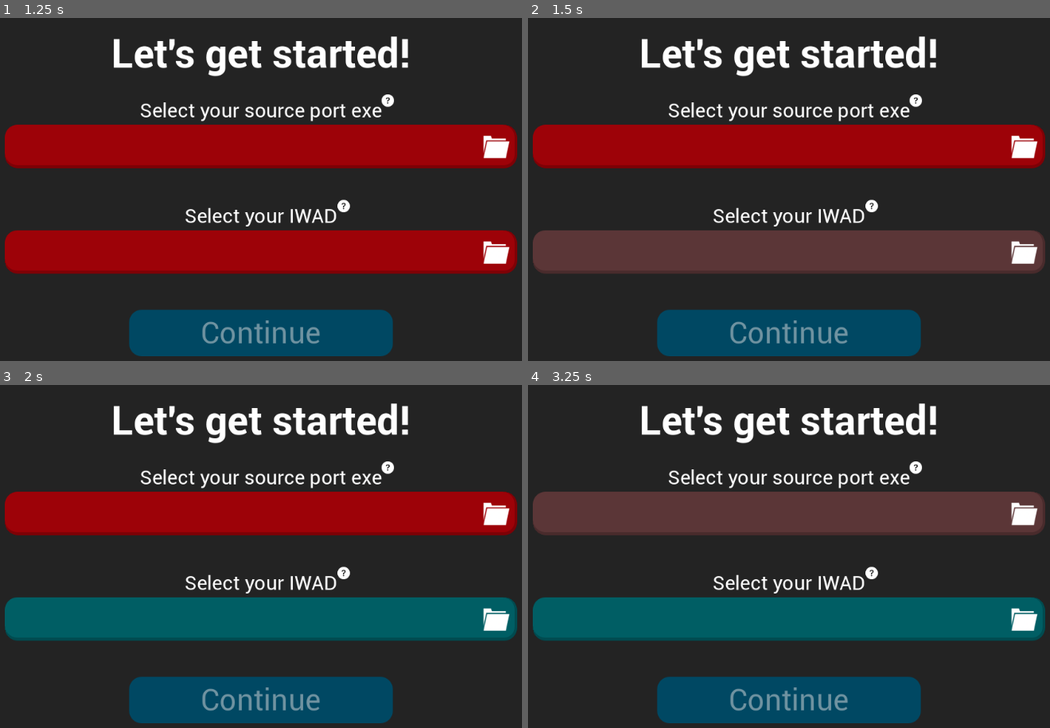
Above: before the commit, frames 1-4 (two rows, left to right).
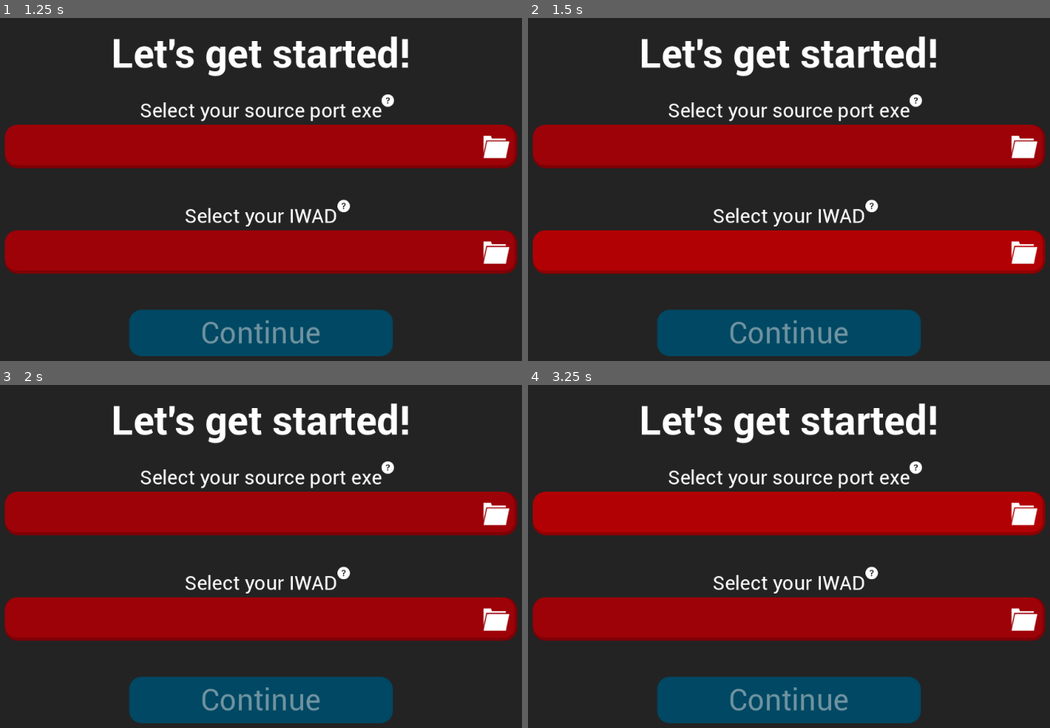
Above: after the commit, the same moments.

Repository: popcar2/CleanDoom
Game: Godot game, scene res://Scenes/MainScene/main_scene.tscn
Two runs of this game, one before a commit and one after it. Both use one fixed random seed, a clock stepped at 60 frames per second and the inputs below.
Inputs (mouse positions are in pixels of both pictures, inside the frame that each line leads up to):
- Up to frame 1 (1.25 s): move the mouse to (401, 186) at 0.52 s; tap Delete (delete) at 0.6 s; click (401, 186) at 0.67 s
- Up to frame 2 (1.5 s): tap Enter at 1.25 s; drag from (663, 223) to (757, 278) at 1.27 s
- Up to frame 3 (2 s): no input
- Up to frame 4 (3.25 s): move the mouse to (851, 487) at 2.02 s; tap Delete (delete) at 2.1 s; click (851, 487) at 2.17 s; tap Space at 2.75 s; drag from (757, 645) to (595, 515) at 2.77 s

Frame 1 is identical in both runs. In frame 2, 12% of the frame differs, in the area x 0-100%, y 61-75%; in frame 3, 12%; in frame 4, 25%, in the area x 0-100%, y 31-75%.

Commit message:
Implement theme selection, doom & cyan themes

Diff:
--- a/Scenes/Autoloads/ThemeManager/theme_manager.gd
+++ b/Scenes/Autoloads/ThemeManager/theme_manager.gd
@@ -5,56 +5,123 @@
 ## self_modulate everything in specific groups so I can quickly change
 ## color palettes. WHAT COULD GO WRONG!?!??!!
 
+## Forces the game to use these colors in the inspector rather than read the save file
+@export var force_these_colors: bool
+
 @export var background_color: Color = Color("232323"):
 	set(val):
 		background_color = val
-		if !is_inside_tree(): return
+		#if !is_inside_tree(): return
 		RenderingServer.set_default_clear_color(background_color)
 
 @export var panel_light: Color = Color("ab020a"):
 	set(val):
 		panel_light = val
 		if !is_inside_tree(): return
-		for control: Control in get_tree().get_nodes_in_group("color_panel_light"):
-			control.self_modulate = panel_light
+		set_group_color("color_panel_light", panel_light)
 		update_all_button_colors()
 
 @export var panel_default: Color = Color("9d0208"):
 	set(val):
 		panel_default = val
 		if !is_inside_tree(): return
-		for control: Control in get_tree().get_nodes_in_group("color_panel_default"):
-			control.self_modulate = panel_default
+		set_group_color("color_panel_default", panel_default)
 		update_all_button_colors()
 
 @export var panel_dark: Color = Color("370600"):
 	set(val):
 		panel_dark = val
 		if !is_inside_tree(): return
-		for control: Control in get_tree().get_nodes_in_group("color_panel_dark"):
-			control.self_modulate = panel_dark
+		set_group_color("color_panel_dark", panel_dark)
 		update_all_button_colors()
 
 @export var panel_highlight: Color = Color("d00000"):
 	set(val):
 		panel_highlight = val
 		if !is_inside_tree(): return
-		for control: Control in get_tree().get_nodes_in_group("color_panel_highlight"):
-			control.self_modulate = panel_highlight
+		set_group_color("color_panel_highlight", panel_highlight)
 		update_all_button_colors()
 
 @export var panel_selected: Color = Color.DARK_CYAN:
 	set(val):
 		panel_selected = val
 		if !is_inside_tree(): return
-		for control: Control in get_tree().get_nodes_in_group("color_panel_selected"):
-			control.self_modulate = panel_selected
+		set_group_color("color_panel_selected", panel_selected)
 
 @export var panel_flash: Color = Color("faa307")
 
 func _enter_tree():
 	RenderingServer.set_default_clear_color(background_color)
 	get_tree().node_added.connect(set_color)
+	if !force_these_colors:
+		load_theme()
+
+func save_theme():
+	var data: Dictionary = {
+		"background_color": background_color.to_html(false),
+		"panel_light": panel_light.to_html(false),
+		"panel_default": panel_default.to_html(false),
+		"panel_dark": panel_dark.to_html(false),
+		"panel_highlight": panel_highlight.to_html(false),
+		"panel_selected": panel_selected.to_html(false),
+		"panel_flash": panel_flash.to_html(false)
+	}
+
+	var save_string: String = JSON.stringify(data)
+	var file_access := FileAccess.open("user://theme.json", FileAccess.WRITE)
+	if not file_access:
+		printerr("Failed to save file: ", FileAccess.get_open_error())
+		return
+
+	file_access.store_line(save_string)
+	file_access.close()
+
+func load_theme():
+	if not FileAccess.file_exists("user://theme.json"):
+		save_theme()
+		return
+
+	var file_access: FileAccess = FileAccess.open("user://theme.json", FileAccess.READ)
+	var save_string: String = file_access.get_line()
+	file_access.close()
+
+	var json: JSON = JSON.new()
+	var err: Error = json.parse(save_string)
+	if err:
+		printerr("JSON Parse Error: ", json.get_error_message(), " in ", save_string, " at line ", json.get_error_line())
+		return
+
+	var theme_data: Dictionary = json.data
+
+	background_color = Color(theme_data.background_color)
+	panel_light = Color(theme_data.panel_light)
+	panel_default = Color(theme_data.panel_default)
+	panel_dark = Color(theme_data.panel_dark)
+	panel_highlight = Color(theme_data.panel_highlight)
+	panel_selected = Color(theme_data.panel_selected)
+	panel_flash = Color(theme_data.panel_flash)
+
+func set_theme(theme_name: String):
+	if theme_name == "Doom":
+		panel_light = Color("ab020a")
+		panel_default = Color("9d0208")
+		panel_dark = Color("370600")
+		panel_highlight = Color("d00000")
+		panel_selected = Color("008b8b")
+		panel_flash = Color("faa307")
+	elif theme_name == "Cyan":
+		panel_light = Color("008080")
+		panel_default = Color("006666")
+		panel_dark = Color("003333")
+		panel_highlight = Color("008c8c")
+		panel_selected = Color("0059b3")
+		panel_flash = Color("00e6ac")
+
+	save_theme()
+
+func set_group_color(group_name: String, color: Color):
+	for control: Control in get_tree().get_nodes_in_group(group_name):
+		control.self_modulate = color
 
 func set_color(node: Node):
 	if !(node is Control):
--- a/Scenes/Autoloads/ThemeManager/theme_manager.tscn
+++ b/Scenes/Autoloads/ThemeManager/theme_manager.tscn
@@ -4,9 +4,3 @@
 
 [node name="ThemeManager" type="Node"]
 script = ExtResource("1_25m6i")
-panel_light = Color(0, 0.403922, 0.427451, 1)
-panel_default = Color(0, 0.368627, 0.392157, 1)
-panel_dark = Color(0, 0.12549, 0.12549, 1)
-panel_highlight = Color(0, 0.498039, 0.478431, 1)
-panel_selected = Color(0.254902, 0.478431, 0.768627, 1)
-panel_flash = Color(0.262745, 0.862745, 0, 1)
--- a/Scenes/MainScene/main_scene.tscn
+++ b/Scenes/MainScene/main_scene.tscn
@@ -68,10 +68,10 @@
 
 [sub_resource type="StyleBoxFlat" id="StyleBoxFlat_e4rlo"]
 bg_color = Color(1, 1, 1, 1)
-corner_radius_top_left = 16
-corner_radius_top_right = 16
-corner_radius_bottom_right = 16
-corner_radius_bottom_left = 16
+corner_radius_top_left = 15
+corner_radius_top_right = 15
+corner_radius_bottom_right = 15
+corner_radius_bottom_left = 15
 corner_detail = 12
 
 [sub_resource type="StyleBoxFlat" id="StyleBoxFlat_fd1u0"]
@@ -764,7 +764,7 @@
 fit_to_longest_item = false
 popup/item_0/text = "DOOM"
 popup/item_0/id = 0
-popup/item_1/text = "OCEAN"
+popup/item_1/text = "CYAN"
 popup/item_1/id = 1
 popup/item_2/text = "SIMPLE"
 popup/item_2/id = 2
@@ -896,13 +896,17 @@
 [node name="FlatpakSavePSA" type="RichTextLabel" parent="Settings/ColorRect/MarginContainer/Panel"]
 visible = false
 modulate = Color(1, 0.99741, 0.345493, 1)
-layout_mode = 0
-offset_left = 23.0
-offset_top = 237.0
-offset_right = 576.0
-offset_bottom = 277.0
-bbcode_enabled = true
-text = "[center]If you're using Flatpak, please make sure GZDoom has permission to create files at /home/[user]/.local/share/CleanDoom or it won't save!!!"
+layout_mode = 1
+anchors_preset = 4
+anchor_top = 0.5
+anchor_bottom = 0.5
+offset_left = 17.0
+offset_top = 66.0
+offset_right = 570.0
+offset_bottom = 106.0
+grow_vertical = 2
+bbcode_enabled = true
+text = "[center]If you're using Flatpak, make sure GZDoom has permissions to create files at /home/[user]/.local/share/CleanDoom or it won't save!!!"
 script = ExtResource("12_s8ut6")
 
 [node name="BackButton" type="Button" parent="Settings"]
--- a/Scenes/Misc/show_if_flatpak_detected.gd
+++ b/Scenes/Misc/show_if_flatpak_detected.gd
@@ -6,3 +6,5 @@
 	await get_tree().process_frame
 	if GlobalConfig.gzdoom_flatpak_exists:
 		visible = true
+	else:
+		visible = false
--- a/Scenes/Settings/Settings.gd
+++ b/Scenes/Settings/Settings.gd
@@ -80,4 +80,6 @@
 
 func _on_theme_select_item_selected(index: int):
 	if index == 0: # DOOM
-		print("Hi")
+		ThemeManager.set_theme("Doom")
+	elif index == 1: #Cyan
+		ThemeManager.set_theme("Cyan")
